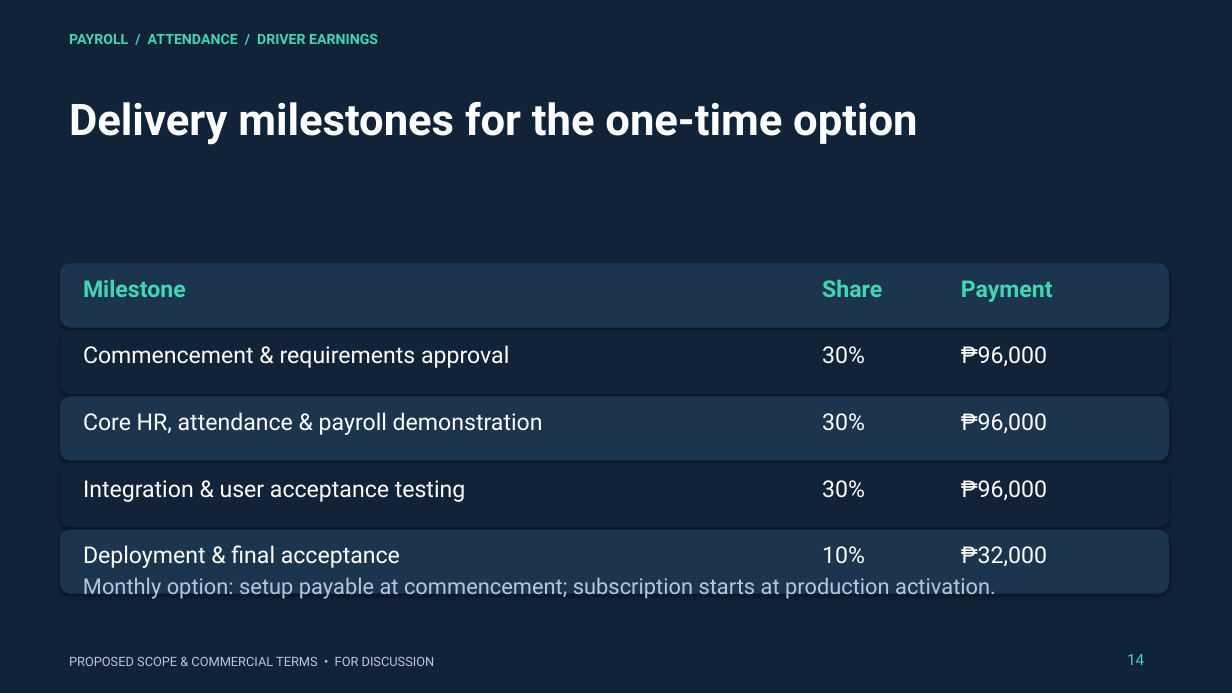
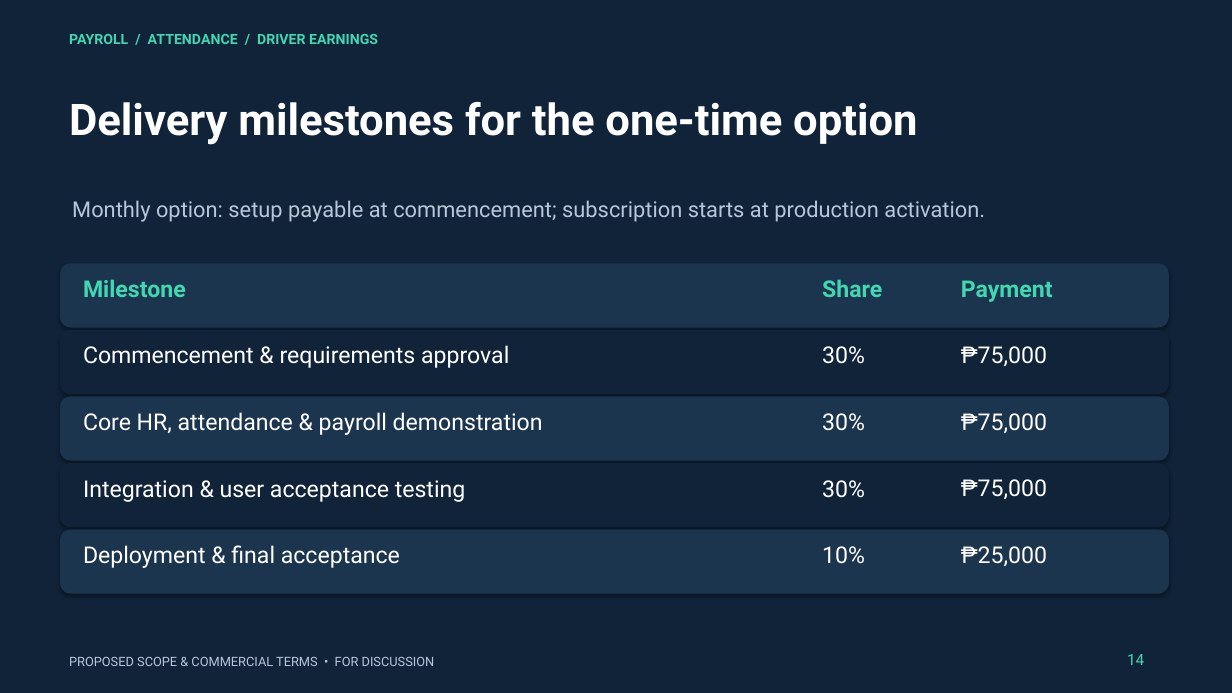
Before and after one commit to RossGab/nsca, a slide deck: slide 15 of presentation/payroll system/payroll-proposal-v6.pptx. Drawn at 1232x693 pixels with LibreOffice and Linux fonts; fonts in the diff are those of the drawing. Boxes give left, top, right and bottom in pixels: in the first picture for what was removed or moved away, otherwise in the second. Text is boxed around its words. In the diff, an @@ line names an element or a change of style, - is before the commit and + after.

```diff
--- a/presentation/payroll system/payroll-proposal-v6.pptx
+++ b/presentation/payroll system/payroll-proposal-v6.pptx
@@ text "Monthly option: setup payable at ...": place and size @@
-text "Monthly option: setup payable at ..." at [83, 577, 996, 599]
+text "Monthly option: setup payable at ..." at [72, 200, 985, 222]
@@ text at [961, 346, 1047, 366]: text changed @@
-₱96,000
+₱75,000
@@ text at [961, 413, 1047, 433]: text changed @@
-₱96,000
+₱75,000
@@ text at [961, 479, 1047, 499]: text changed @@
-₱96,000
+₱75,000
@@ text at [961, 546, 1047, 566]: text changed @@
-₱32,000
+₱25,000
```
Also in this commit, not shown: 4 other slides changed, 19 other files.
